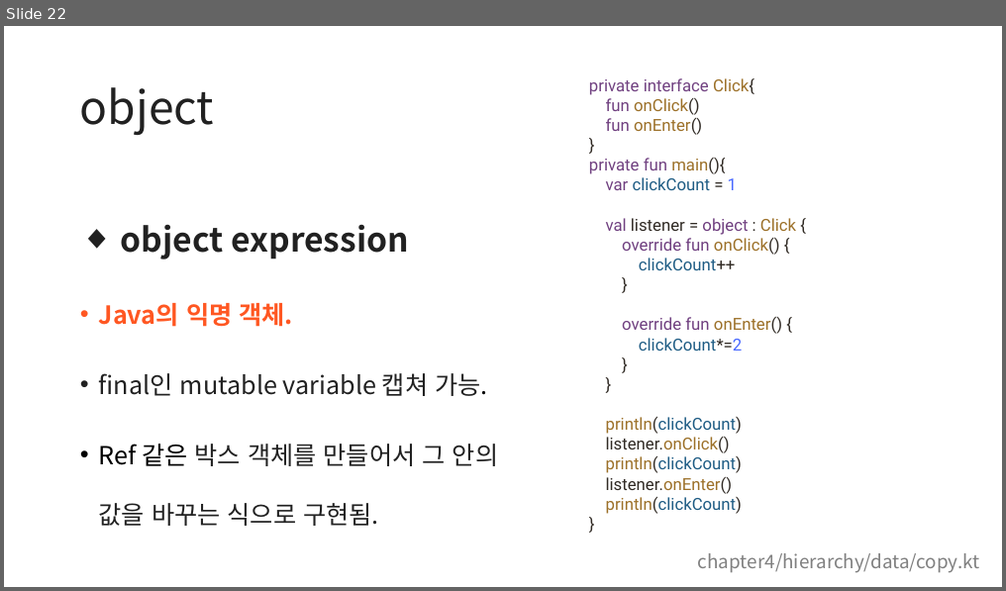
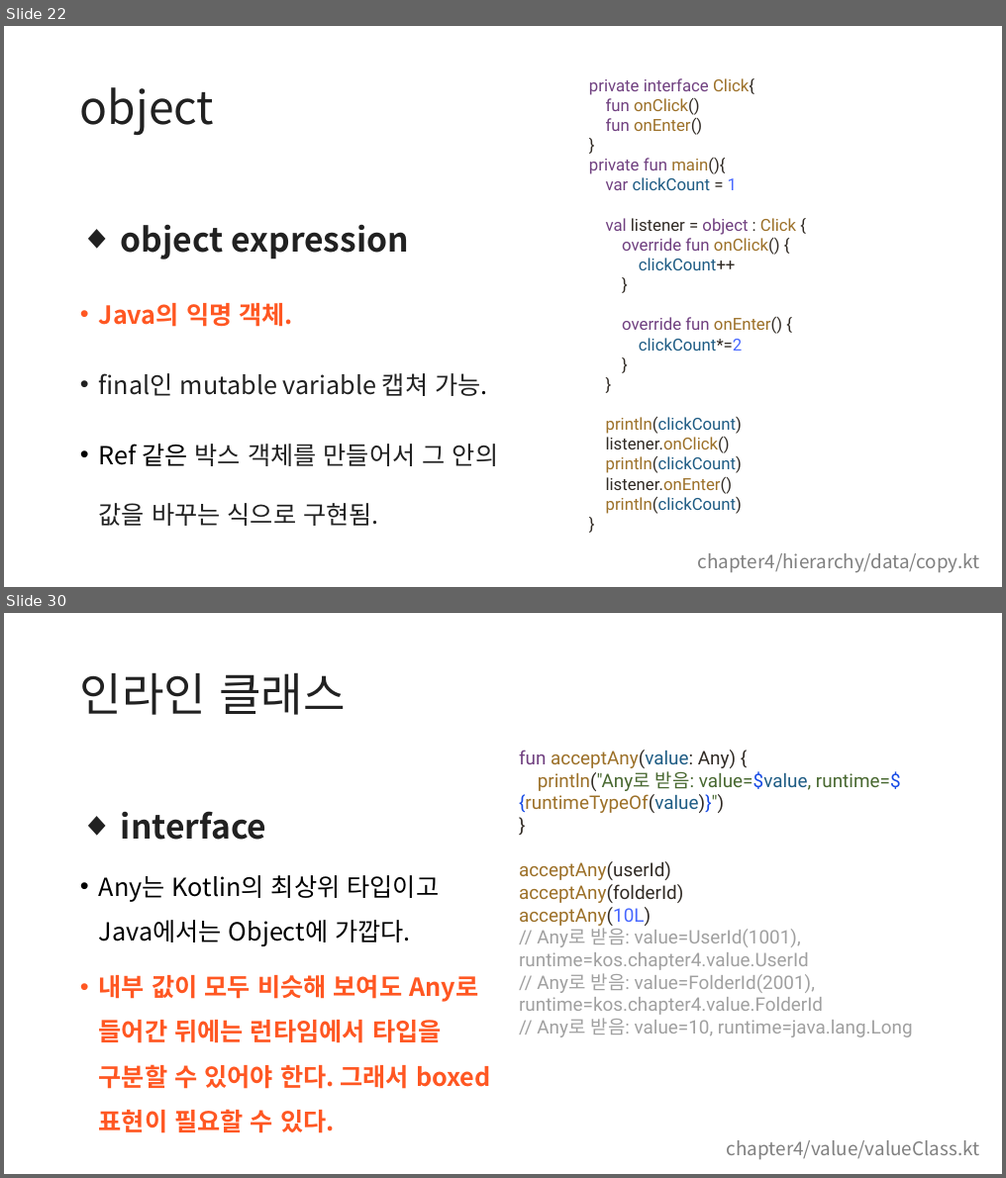
Before and after one commit to kotlin-study-2026/kotlin-study-archive, a slide deck: weak04/src/main/kotlin/chapter4/4장.pptx. Shown one above the other, each under a label of ours: slide 22 before the commit, slides 22 and 30 after it; the slides between them are not shown. The pictures are 1006x591 and 1006x1178 pixels, drawn with LibreOffice and Linux fonts; fonts in the diff are those of the drawing. Boxes give left, top, right and bottom in pixels: in the first picture for what was removed or moved away, otherwise in the second. Text is boxed around its words. In the diff, an @@ line names an element or a change of style, - is before the commit and + after.

```diff
--- a/weak04/src/main/kotlin/chapter4/4장.pptx
+++ b/weak04/src/main/kotlin/chapter4/4장.pptx
@@ slide 30 added at (x1=4, y1=613, x2=1002, y2=1174), background #FFFFFF @@
@@ title added at (x1=80, y1=672, x2=345, y2=715), 44 pt, text #212121 @@
+인라인 클래스
@@ text added at (x1=519, y1=750, x2=913, y2=1038), 18 pt, text #A0A0A0 @@
+fun acceptAny(value: Any) {
+println("Any로 받음: value=$value, runtime=${runtimeTypeOf(value)}")
+}
+acceptAny(userId)
+acceptAny(folderId)
+acceptAny(10L)
+// Any로 받음: value=UserId(1001), runtime=kos.chapter4.value.UserId
+// Any로 받음: value=FolderId(2001), runtime=kos.chapter4.value.FolderId
+// Any로 받음: value=10, runtime=java.lang.Long
@@ text added at (x1=99, y1=811, x2=491, y2=1134), 24 pt, text #FF5722, bold @@
+◆ interface
+• Any는 Kotlin의 최상위 타입이고 Java에서는 Object에 가깝다.
+• 내부 값이 모두 비슷해 보여도 Any로 들어간 뒤에는 런타임에서 타입을 구분할 수 있어야 한다. 그래서 boxed 표현이 필요할 수 있다.
@@ text added at (x1=727, y1=1141, x2=980, y2=1160), 18 pt, text #808080 @@
+chapter4/value/valueClass.kt
```
Also in this commit, not shown: 2 slides changed, 6 other slides added, 1 other file.
